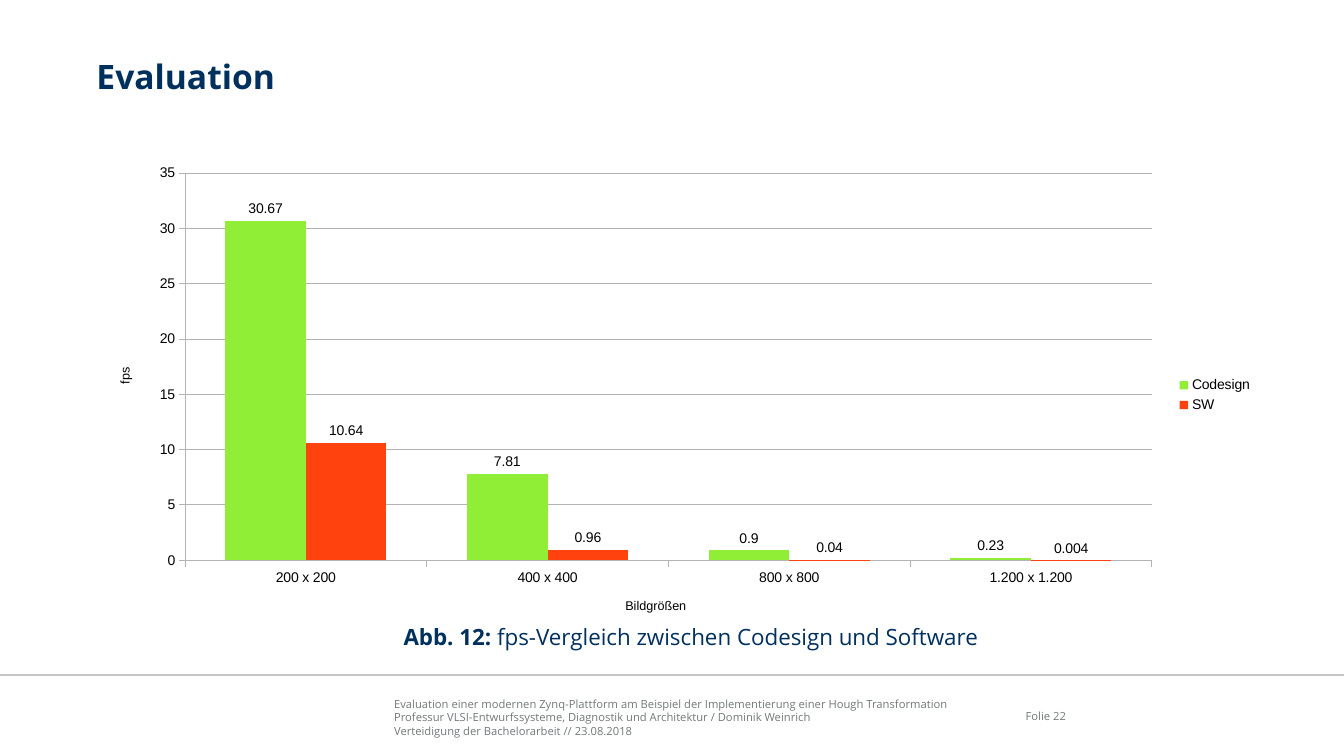
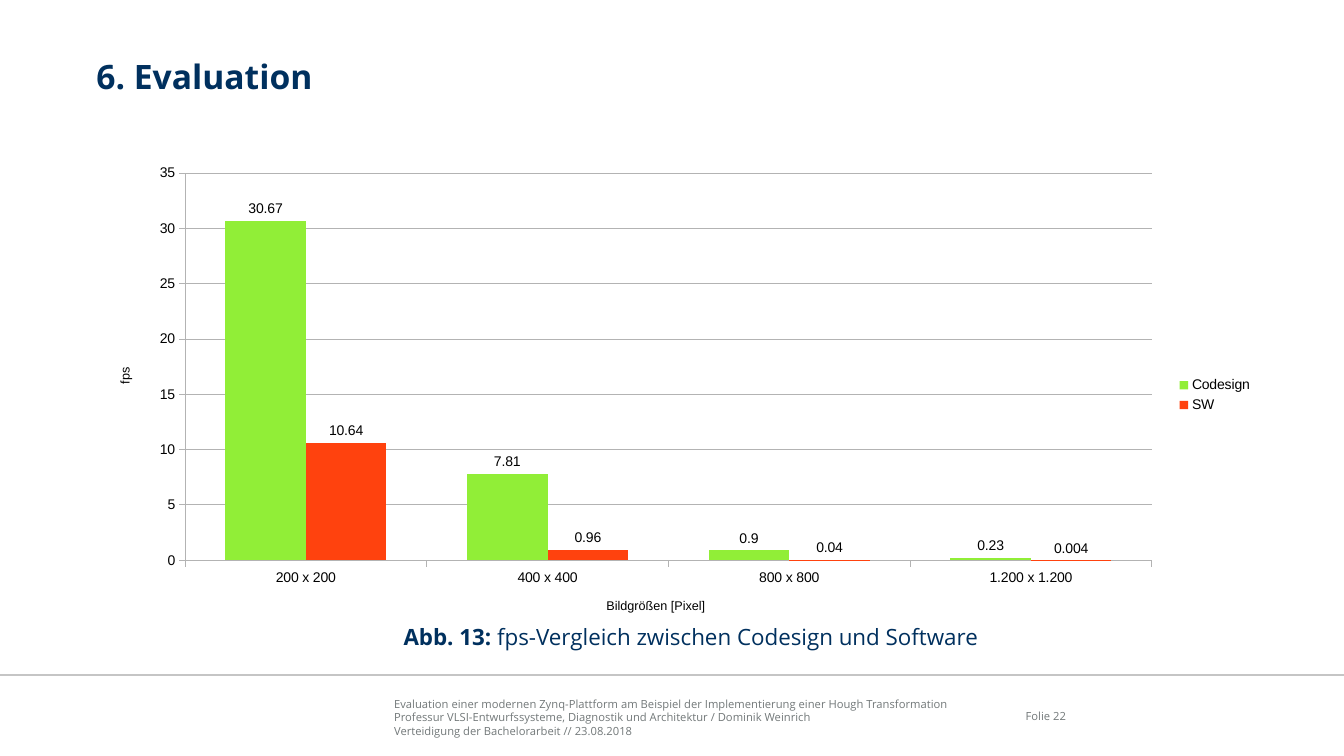
Before and after one commit to freeDom-/hough, a slide deck: slide 22 of Verteidigung/Verteidigung.odp. Drawn at 1344x756 pixels with LibreOffice and Linux fonts; fonts in the diff are those of the drawing; background and template pictures are left out. Boxes give left, top, right and bottom in pixels: in the first picture for what was removed or moved away, otherwise in the second. Text is boxed around its words. In the diff, an @@ line names an element or a change of style, - is before the commit and + after.

```diff
--- a/Verteidigung/Verteidigung.odp
+++ b/Verteidigung/Verteidigung.odp
@@ title at box(96, 63, 313, 90): text changed @@
-Evaluation
+6. Evaluation
@@ column chart at box(97, 155, 1263, 634) @@
@@ category axis title "Bildgrößen" to "Bildgrößen [Pixel]" @@
@@ text at box(404, 628, 978, 651): text changed @@
-Abb. 12: fps-Vergleich zwischen Codesign und Software
+Abb. 13: fps-Vergleich zwischen Codesign und Software
```
Also in this commit, not shown: 24 other slides changed, 2 slides removed, 4 other files.
